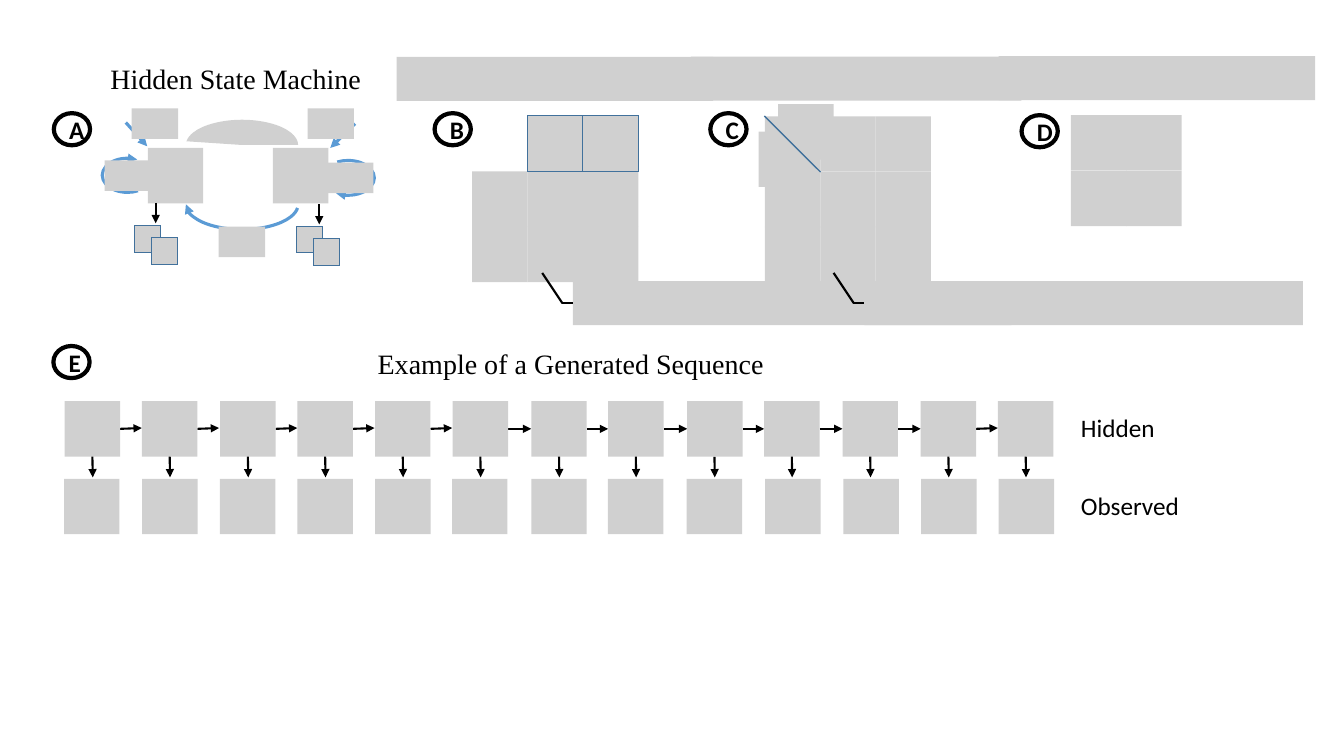
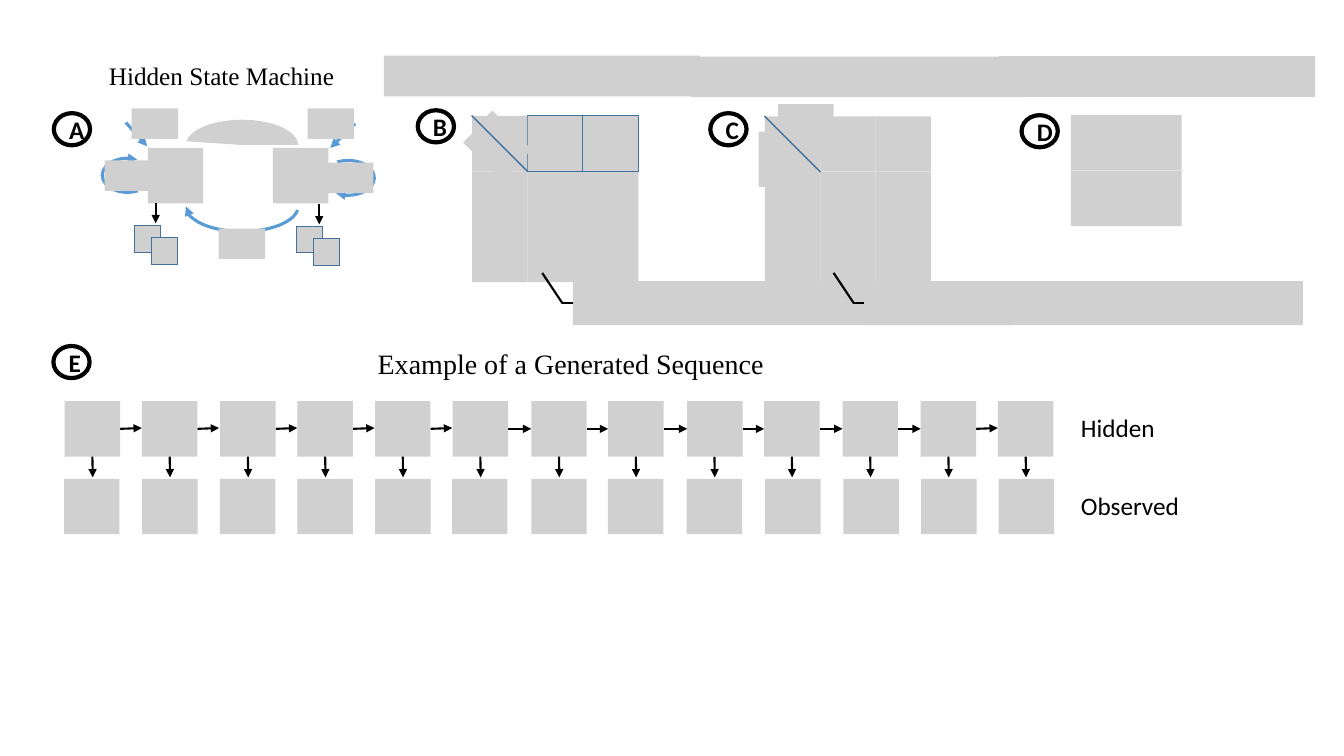
Before and after one commit to David-Taub/HOP-HMM, a slide deck: slide 4 of Help/Figures1.pptx. Drawn at 1344x756 pixels with LibreOffice and Linux fonts; fonts in the diff are those of the drawing; grey boxes stand for pictures. Boxes give left, top, right and bottom in pixels: in the first picture for what was removed or moved away, otherwise in the second. Text is boxed around its words. In the diff, an @@ line names an element or a change of style, - is before the commit and + after.

```diff
--- a/Help/Figures1.pptx
+++ b/Help/Figures1.pptx
@@ text "Hidden State Machine" at (x1=109, y1=67, x2=334, y2=86): size 20 to 18 pt @@
@@ picture resized from (x1=396, y1=56, x2=713, y2=101) to (x1=384, y1=55, x2=701, y2=96) @@
@@ picture resized from (x1=692, y1=56, x2=1022, y2=101) to (x1=692, y1=56, x2=1022, y2=97) @@
@@ picture resized from (x1=999, y1=56, x2=1316, y2=101) to (x1=999, y1=56, x2=1316, y2=97) @@
@@ ellipse "B" moved from (x1=435, y1=113, x2=471, y2=145) to (x1=417, y1=110, x2=454, y2=142) @@
@@ group added at (x1=463, y1=110, x2=531, y2=182): 3 pictures, 1 line @@
```
Also in this commit, not shown: 4 other slides changed, 8 other files.
